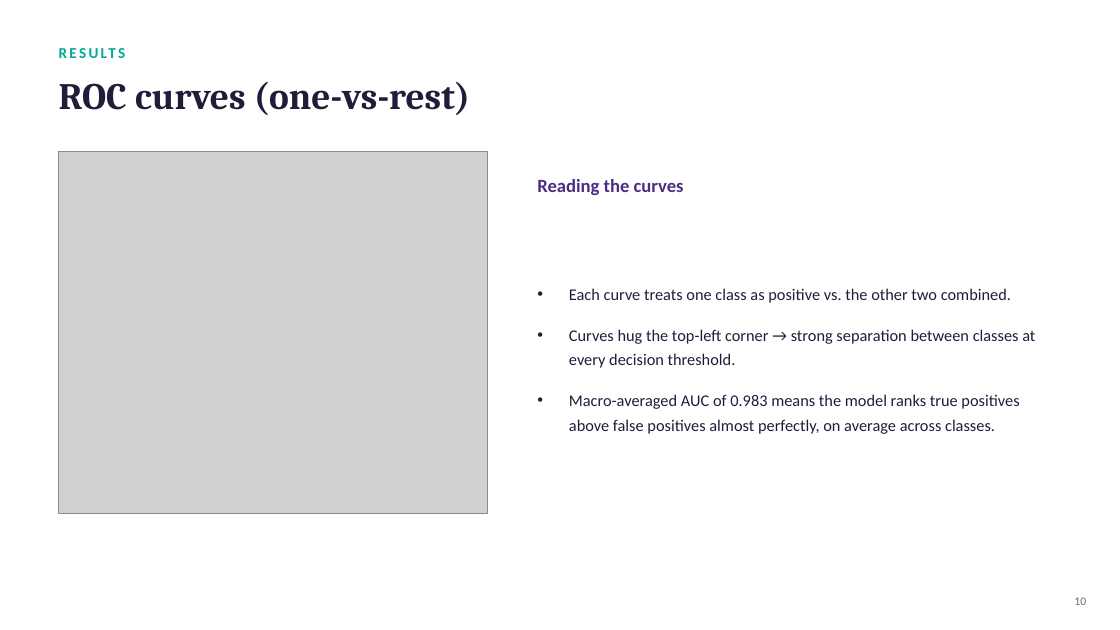
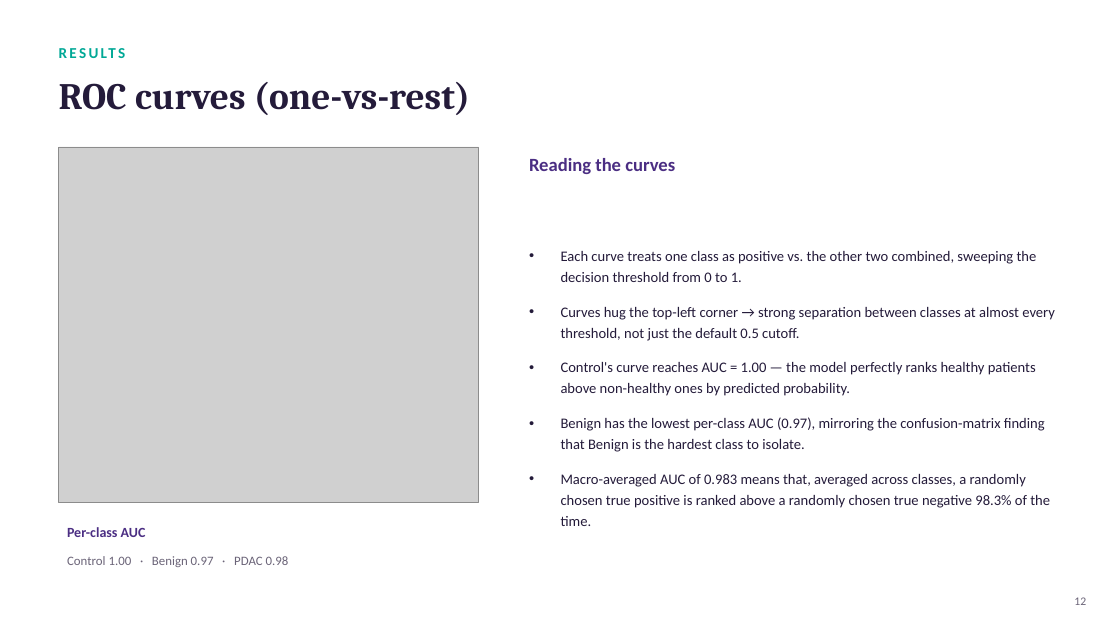
Before and after one commit to kareem1207/Early-Stage-Pancreatic-Cancer-Detection-Using-Random-Forest-Classification, a slide deck: slide 13 of reports/presentation.pptx (slide 10 before the commit). Drawn at 1120x630 pixels with LibreOffice and Linux fonts; fonts in the diff are those of the drawing; grey boxes stand for pictures. Boxes give left, top, right and bottom in pixels: in the first picture for what was removed or moved away, otherwise in the second. Text is boxed around its words. In the diff, an @@ line names an element or a change of style, - is before the commit and + after.

```diff
--- a/reports/presentation.pptx
+++ b/reports/presentation.pptx
@@ picture: place and size @@
-picture at [59,151,487,514]
+picture at [59,147,479,502]
@@ text "Reading the curves": place and size @@
-text "Reading the curves" at [537,179,684,195]
+text "Reading the curves" at [529,158,675,174]
@@ text at [561,251,1055,526]: text changed; size 14 to 12.5 pt @@
-• Each curve treats one class as positive vs. the other two combined.
-• Curves hug the top-left corner → strong separation between classes at every decision threshold.
-• Macro-averaged AUC of 0.983 means the model ranks true positives above false positives almost perfectly, on average across classes.
+• Each curve treats one class as positive vs. the other two combined, sweeping the decision threshold from 0 to 1.
+• Curves hug the top-left corner → strong separation between classes at almost every threshold, not just the default 0.5 cutoff.
+• Control's curve reaches AUC = 1.00 — the model perfectly ranks healthy patients above non-healthy ones by predicted probability.
+• Benign has the lowest per-class AUC (0.97), mirroring the confusion-matrix finding that Benign is the hardest class to isolate.
+• Macro-averaged AUC of 0.983 means that, averaged across classes, a randomly chosen true positive is ranked above a randomly chosen true negative 98.3% of the time.
@@ text added at [67,527,146,537], 12 pt, text #4B2E83, bold @@
+Per-class AUC
@@ text added at [67,556,289,567], 11 pt, text #6B6478 @@
+Control 1.00 · Benign 0.97 · PDAC 0.98
@@ text at [1074,597,1086,605]: text changed @@
-10
+12
```
Also in this commit, not shown: 10 other slides changed, 4 slides added.
